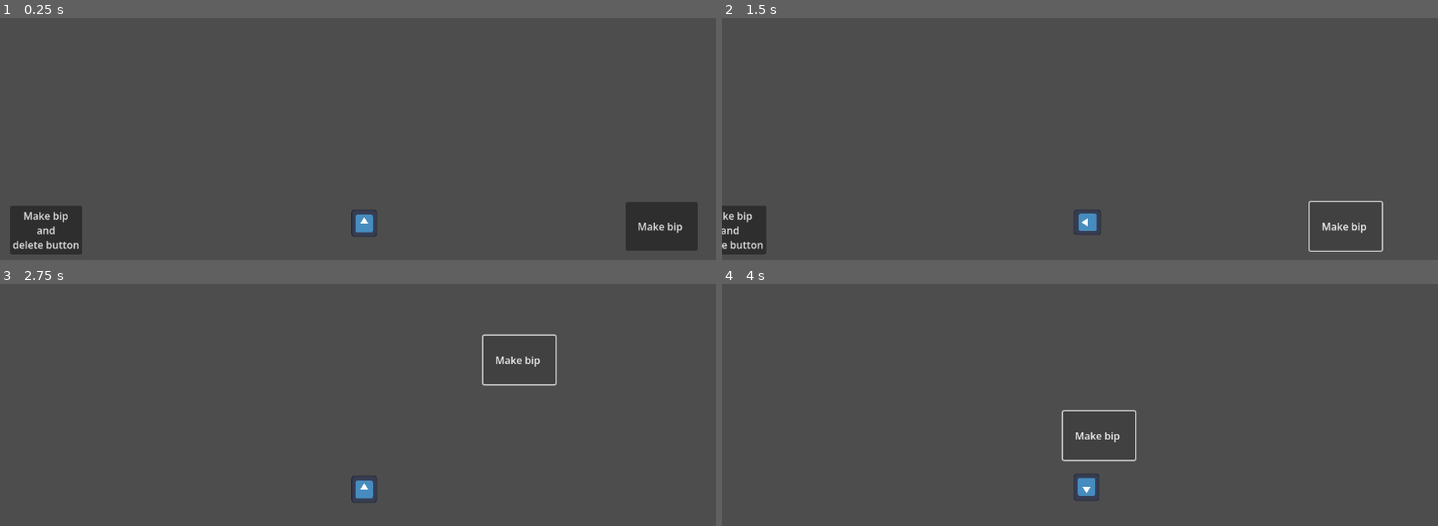
Above: before the commit, frames 1-4 (two rows, left to right).
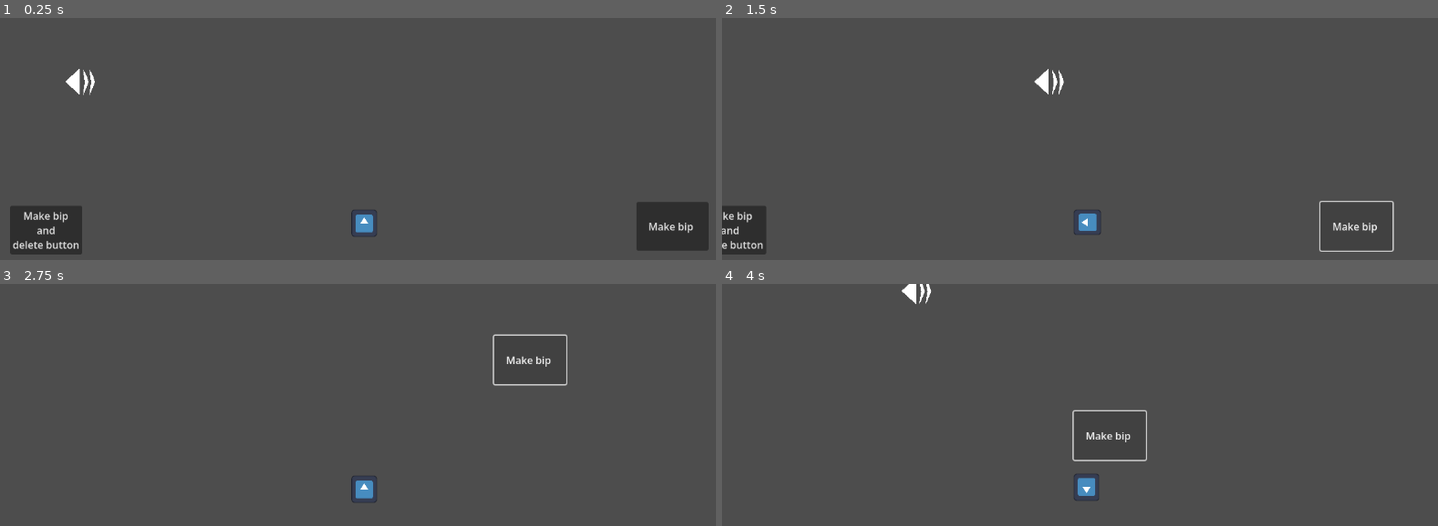
Above: after the commit, the same moments.

Repository: eliasescalante/GJ_godot_2026
Game: Godot game, scene res://src/scenes/world/world_test_driann/drian_test.tscn
The game is run twice, just before and just after one commit, with the same random seed, the same clock (stepped at 60 frames per second) and the same inputs. This scene is started directly instead of the project's main scene. The engine's default icon, where the game draws it, is replaced by a stand-in: a white triangle on a blue panel in a dark square. Sound files missing from this copy of the repository are replaced by a short silence.
Inputs:
- Up to frame 1 (0.25 s): no input
- Up to frame 2 (1.5 s): click "Make bip" at 0.5 s; hold Right (ui_right) from 1.28 s (still down)
- Up to frame 3 (2.75 s): release Right (ui_right) at 2.03 s; hold Down (ui_down) from 2.03 s (still down)
- Up to frame 4 (4 s): release Down (ui_down) at 2.78 s; hold Right (ui_right) 2.78-3.53 s; hold Up (ui_up) from 3.53 s (still down)

The runs differ from the first frame. In frame 1, 1.0% of the frame differs, in the area x 9-99%, y 21-96%; in frame 2, 0.6%; in frame 3, 0.4%; in frame 4, 0.6%.

Commit message:
Mas testeo de que la espacialidad del audio funcione bien

Diff:
--- a/src/scenes/world/world_test_driann/button.gd
+++ b/src/scenes/world/world_test_driann/button.gd
@@ -9,6 +9,6 @@
 	if play_detached:
 		AudioManager.play_detached_2d_sfx(bip_sfx, global_position)
 	else:
-		bip_sfx.play()
+		bip_sfx.play(2)
 
 	if delete_on_pressed: queue_free()
--- a/src/scenes/world/world_test_driann/drian_test.tscn
+++ b/src/scenes/world/world_test_driann/drian_test.tscn
@@ -4,9 +4,81 @@
 [ext_resource type="Script" uid="uid://bbvafdfug2l51" path="res://src/scenes/world/world_test_driann/button.gd" id="2_3tqu7"]
 [ext_resource type="AudioStream" uid="uid://trsprtnqyr7j" path="res://src/assets/audio/test__sine-440hz.wav" id="2_npas0"]
 
+[sub_resource type="Animation" id="Animation_3tqu7"]
+length = 0.001
+tracks/0/type = "value"
+tracks/0/imported = false
+tracks/0/enabled = true
+tracks/0/path = NodePath(".:position")
+tracks/0/interp = 1
+tracks/0/loop_wrap = true
+tracks/0/keys = {
+"times": PackedFloat32Array(0),
+"transitions": PackedFloat32Array(1),
+"update": 0,
+"values": [Vector2(-459, -223)]
+}
+
+[sub_resource type="Animation" id="Animation_2g6n6"]
+resource_name = "left_to_right"
+length = 3.0
+loop_mode = 2
+tracks/0/type = "value"
+tracks/0/imported = false
+tracks/0/enabled = true
+tracks/0/path = NodePath(".:position")
+tracks/0/interp = 1
+tracks/0/loop_wrap = true
+tracks/0/keys = {
+"times": PackedFloat32Array(0, 3),
+"transitions": PackedFloat32Array(1, 1),
+"update": 0,
+"values": [Vector2(-548, -223), Vector2(533, -223)]
+}
+
+[sub_resource type="AnimationLibrary" id="AnimationLibrary_t2q4l"]
+_data = {
+&"RESET": SubResource("Animation_3tqu7"),
+&"left_to_right": SubResource("Animation_2g6n6")
+}
+
+[sub_resource type="GDScript" id="GDScript_3tqu7"]
+script/source = "extends AudioStreamPlayer2D
+
+
+func _on_finished() -> void:
+	play()
+"
+
 [node name="DrianTest" type="Node" unique_id=413712403]
 
 [node name="Player" parent="." unique_id=2066801081 instance=ExtResource("1_1m823")]
+
+[node name="MovingAudio" type="Node2D" parent="." unique_id=1926578971]
+position = Vector2(-459, -223)
+
+[node name="AnimationPlayer" type="AnimationPlayer" parent="MovingAudio" unique_id=2145215420]
+libraries/ = SubResource("AnimationLibrary_t2q4l")
+autoplay = &"left_to_right"
+
+[node name="AudioStreamPlayer2D" type="AudioStreamPlayer2D" parent="MovingAudio" unique_id=949181754]
+stream = ExtResource("2_npas0")
+volume_db = -16.349
+pitch_scale = 0.5
+autoplay = true
+panning_strength = 3.0
+script = SubResource("GDScript_3tqu7")
+
+[node name="Polygon2D" type="Polygon2D" parent="MovingAudio" unique_id=156962357]
+polygon = PackedVector2Array(-15, 0, 8, -21, 8, 21)
+
+[node name="Polygon2D3" type="Polygon2D" parent="MovingAudio" unique_id=92690646]
+position = Vector2(30, 1)
+polygon = PackedVector2Array(-8, 0, -11, -10, -17, -21, -14, 0, -17, 21, -12, 10)
+
+[node name="Polygon2D4" type="Polygon2D" parent="MovingAudio" unique_id=821285058]
+position = Vector2(40, 1)
+polygon = PackedVector2Array(-8, 0, -11, -10, -17, -21, -14, 0, -17, 21, -12, 10)
 
 [node name="ButtonLeft" type="Button" parent="." unique_id=735686070 node_paths=PackedStringArray("bip_sfx")]
 offset_left = -560.0
@@ -29,20 +101,22 @@
 panning_strength = 3.0
 
 [node name="ButtonRight" type="Button" parent="." unique_id=1303132068 node_paths=PackedStringArray("bip_sfx")]
-offset_left = 413.0
+offset_left = 430.0
 offset_top = -32.0
-offset_right = 527.0
+offset_right = 544.0
 offset_bottom = 45.0
 text = "Make bip "
 script = ExtResource("2_3tqu7")
 bip_sfx = NodePath("TestBid2D")
 
 [node name="TestBid2D" type="AudioStreamPlayer2D" parent="ButtonRight" unique_id=1802121337]
+position = Vector2(114, 0)
 stream = ExtResource("2_npas0")
 volume_db = 15.668
-pitch_scale = 4.0
+pitch_scale = 2.0
 attenuation = 12.125693
 panning_strength = 3.0
 
+[connection signal="finished" from="MovingAudio/AudioStreamPlayer2D" to="MovingAudio/AudioStreamPlayer2D" method="_on_finished"]
 [connection signal="pressed" from="ButtonLeft" to="ButtonLeft" method="_on_pressed"]
 [connection signal="pressed" from="ButtonRight" to="ButtonRight" method="_on_pressed"]
--- a/src/scripts/AudioManager.gd
+++ b/src/scripts/AudioManager.gd
@@ -14,14 +14,14 @@
 
 	player.play()
 
-## Reproduce un sfx aunque su parent ya no este instanciado
-func play_detached_2d_sfx(player: AudioStreamPlayer2D, position: Vector2) -> void:
-	if not player:
-		push_warning("2D SFX player not assigned.")
+## Reproduce un sfx en la posicion 2d correcta aunque su parent ya no este instanciado
+func play_detached_2d_sfx(stream_player_2d: AudioStreamPlayer2D, position: Vector2) -> void:
+	if not stream_player_2d:
+		push_warning("Stream_player_2d not assigned.")
 		return
 
-	var clone := player.duplicate() as AudioStreamPlayer2D
-	add_child(clone)
-	clone.global_position = position
-	clone.play()
-	clone.finished.connect(clone.queue_free)
+	var sfx_clone := stream_player_2d.duplicate() as AudioStreamPlayer2D
+	add_child(sfx_clone)
+	sfx_clone.global_position = position
+	sfx_clone.play()
+	sfx_clone.finished.connect(sfx_clone.queue_free)
